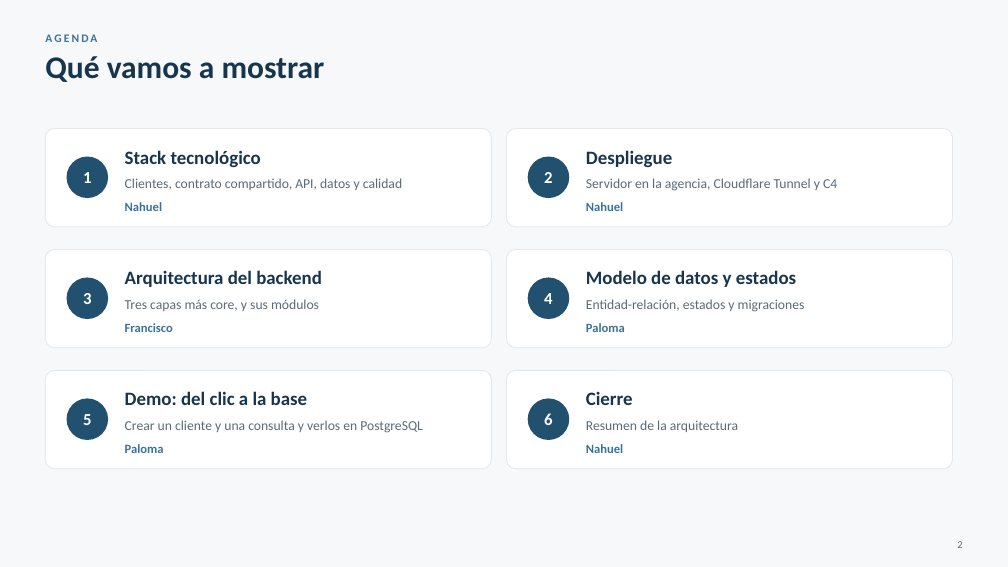
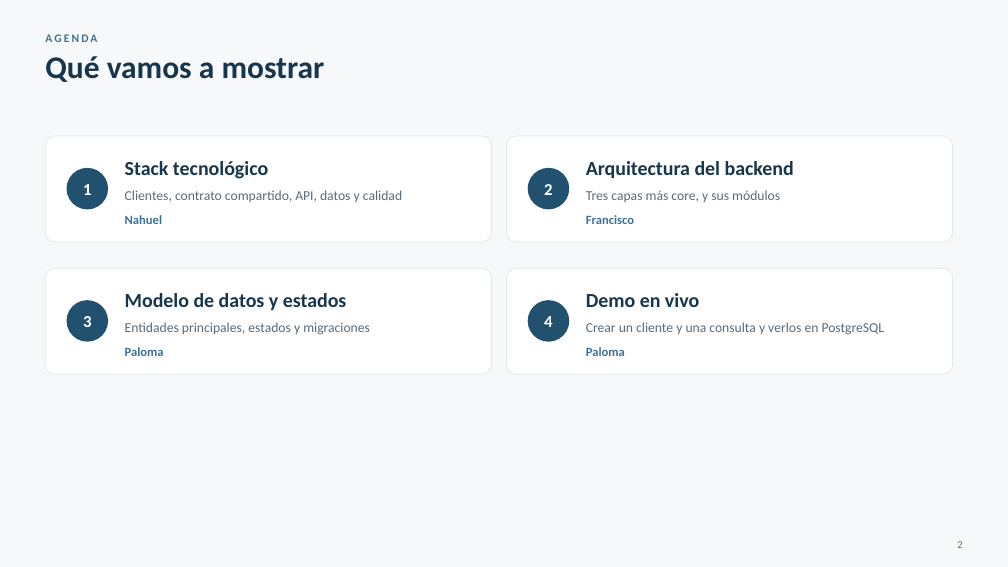
Before and after one commit to FranLuciano04/Vault-Rumbo, a slide deck: slide 2 of 07-Entregables/Video IA/Rumbo — parte técnica (presentación).pptx. Drawn at 1008x567 pixels with LibreOffice and Linux fonts; fonts in the diff are those of the drawing. Boxes give left, top, right and bottom in pixels: in the first picture for what was removed or moved away, otherwise in the second. Text is boxed around its words. In the diff, an @@ line names an element or a change of style, - is before the commit and + after.

```diff
--- a/07-Entregables/Video IA/Rumbo — parte técnica (presentación).pptx
+++ b/07-Entregables/Video IA/Rumbo — parte técnica (presentación).pptx
@@ rounded rectangle: place and size @@
-rounded rectangle at [45, 129, 492, 227]
+rounded rectangle at [45, 136, 492, 242]
@@ rounded rectangle: place and size @@
-rounded rectangle at [507, 129, 953, 227]
+rounded rectangle at [507, 136, 953, 242]
@@ 4 texts, 2 ellipses: place and size @@
-4 texts, 2 ellipses at [67, 150, 569, 198]
+4 texts, 2 ellipses at [67, 161, 569, 209]
@@ text "Arquitectura del backend": place and size @@
-text "Arquitectura del backend" at [125, 270, 322, 287]
+text "Arquitectura del backend" at [586, 161, 794, 178]
@@ text removed at [586, 150, 672, 167] @@
-Despliegue
@@ text "Nahuel": place and size @@
-text "Nahuel" at [125, 202, 162, 211]
+text "Nahuel" at [125, 215, 162, 224]
@@ text at [586, 190, 780, 202]: text changed @@
-Servidor en la agencia, Cloudflare Tunnel y C4
+Tres capas más core, y sus módulos
@@ text "Francisco": place and size @@
-text "Francisco" at [125, 323, 173, 332]
+text "Francisco" at [586, 215, 634, 224]
@@ text removed at [586, 202, 623, 211] @@
-Nahuel
@@ rounded rectangle: place and size @@
-rounded rectangle at [45, 250, 492, 348]
+rounded rectangle at [45, 268, 492, 374]
@@ proportions changed in 4 elements at [45, 136, 492, 242], [507, 136, 953, 242], [45, 268, 492, 374], [507, 268, 953, 374] @@
@@ rounded rectangle: place and size @@
-rounded rectangle at [507, 250, 953, 348]
+rounded rectangle at [507, 268, 953, 374]
@@ size 18 to 19 pt in 3 elements at [125, 161, 268, 179], [586, 161, 794, 178], [125, 293, 347, 310] @@
@@ text "Modelo de datos y estados": place and size @@
-text "Modelo de datos y estados" at [586, 270, 796, 287]
+text "Modelo de datos y estados" at [125, 293, 347, 310]
@@ text removed at [586, 299, 805, 312] @@
-Entidad-relación, estados y migraciones
@@ text added at [586, 293, 699, 307], 19 pt, text #17354C, bold @@
+Demo en vivo
@@ text at [125, 322, 370, 335]: text changed @@
-Tres capas más core, y sus módulos
+Entidades principales, estados y migraciones
@@ 2 texts, 2 ellipses: place and size @@
-2 texts, 2 ellipses at [67, 278, 569, 319]
+2 texts, 2 ellipses at [67, 300, 569, 342]
@@ text "Crear un cliente y una ...": place and size @@
-text "Crear un cliente y una ..." at [125, 420, 423, 433]
+text "Crear un cliente y una ..." at [586, 322, 885, 335]
@@ text "Paloma": place and size @@
-text "Paloma" at [125, 444, 164, 453]
+text "Paloma" at [125, 347, 164, 356]
@@ text "Paloma": place and size @@
-text "Paloma" at [586, 323, 625, 332]
+text "Paloma" at [586, 347, 625, 356]
@@ rounded rectangle removed at [45, 371, 492, 469] @@
@@ rounded rectangle removed at [507, 371, 953, 469] @@
@@ ellipse removed at [67, 399, 108, 440] @@
@@ text removed at [83, 414, 91, 425] @@
-5
@@ text removed at [125, 391, 307, 405] @@
-Demo: del clic a la base
@@ ellipse removed at [528, 399, 569, 440] @@
@@ text removed at [544, 413, 552, 425] @@
-6
@@ text removed at [586, 392, 633, 405] @@
-Cierre
@@ text removed at [586, 420, 738, 432] @@
-Resumen de la arquitectura
@@ text removed at [586, 444, 623, 453] @@
-Nahuel
```
Also in this commit, not shown: 8 other slides changed, 3 slides added, 8 slides removed, 3 other files.
